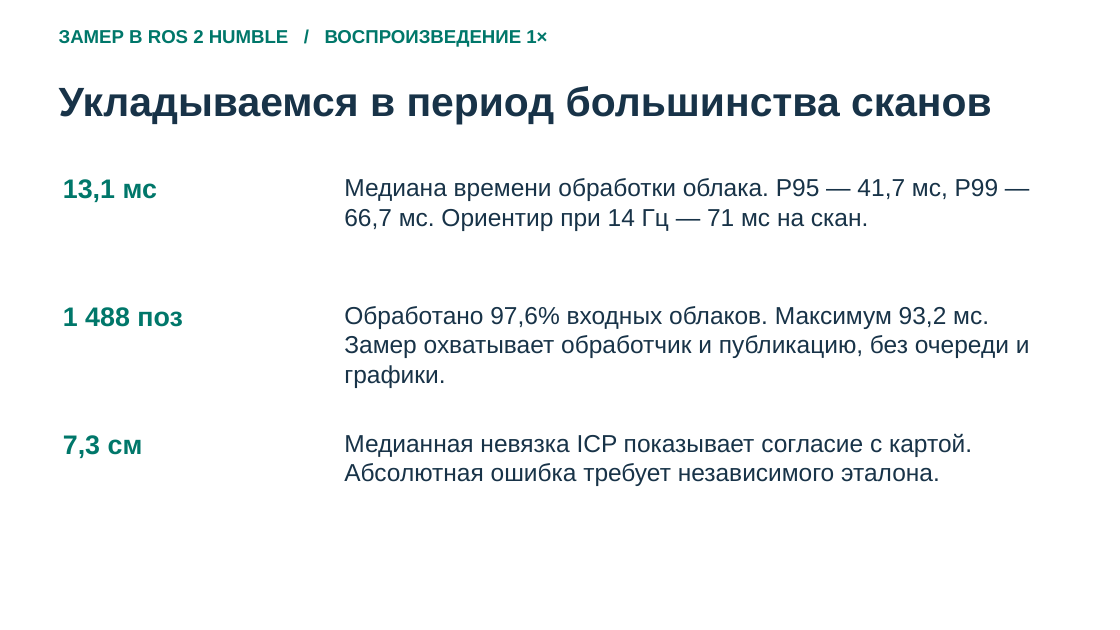
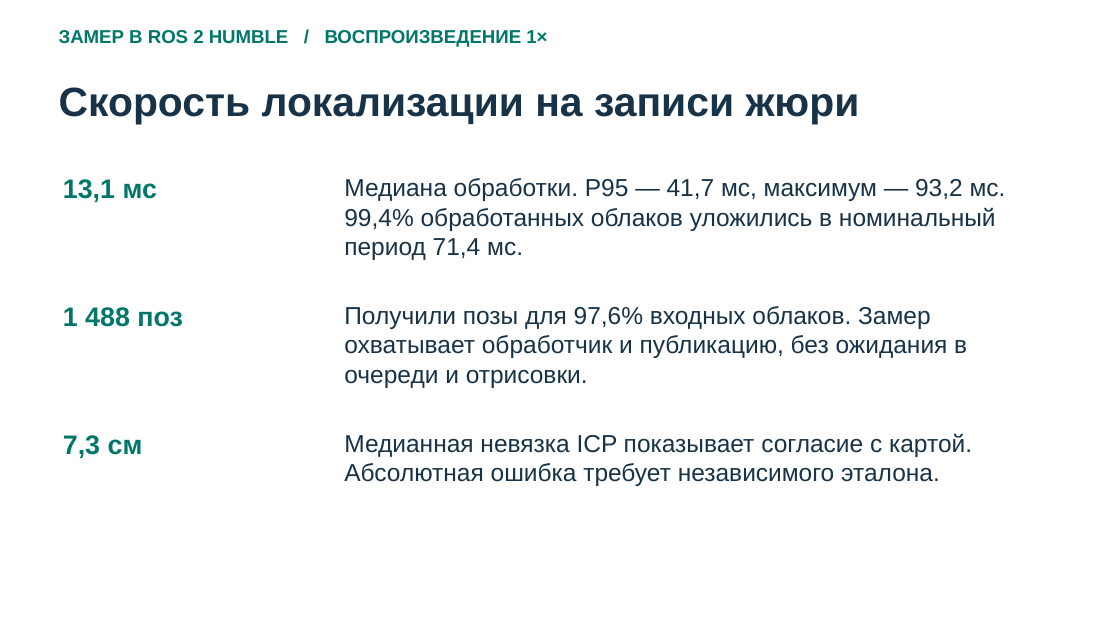
Before and after one commit to draizyyy/DogSLAM, a slide deck: slide 5 of DogSLAM-final.pptx. Drawn at 1120x630 pixels with LibreOffice and Linux fonts; fonts in the diff are those of the drawing. Boxes give left, top, right and bottom in pixels: in the first picture for what was removed or moved away, otherwise in the second. Text is boxed around its words. In the diff, an @@ line names an element or a change of style, - is before the commit and + after.

```diff
--- a/DogSLAM-final.pptx
+++ b/DogSLAM-final.pptx
@@ text at [59, 87, 860, 124]: text changed @@
-Укладываемся в период большинства сканов
+Скорость локализации на записи жюри
@@ text at [344, 178, 1006, 260]: text changed @@
-Медиана времени обработки облака. P95 — 41,7 мс, P99 — 66,7 мс. Ориентир при 14 Гц — 71 мс на скан.
+Медиана обработки. P95 — 41,7 мс, максимум — 93,2 мс. 99,4% обработанных облаков уложились в номинальный период 71,4 мс.
@@ text at [344, 306, 967, 388]: text changed @@
-Обработано 97,6% входных облаков. Максимум 93,2 мс. Замер охватывает обработчик и публикацию, без очереди и графики.
+Получили позы для 97,6% входных облаков. Замер охватывает обработчик и публикацию, без ожидания в очереди и отрисовки.
```
Also in this commit, not shown: 2 other files.
